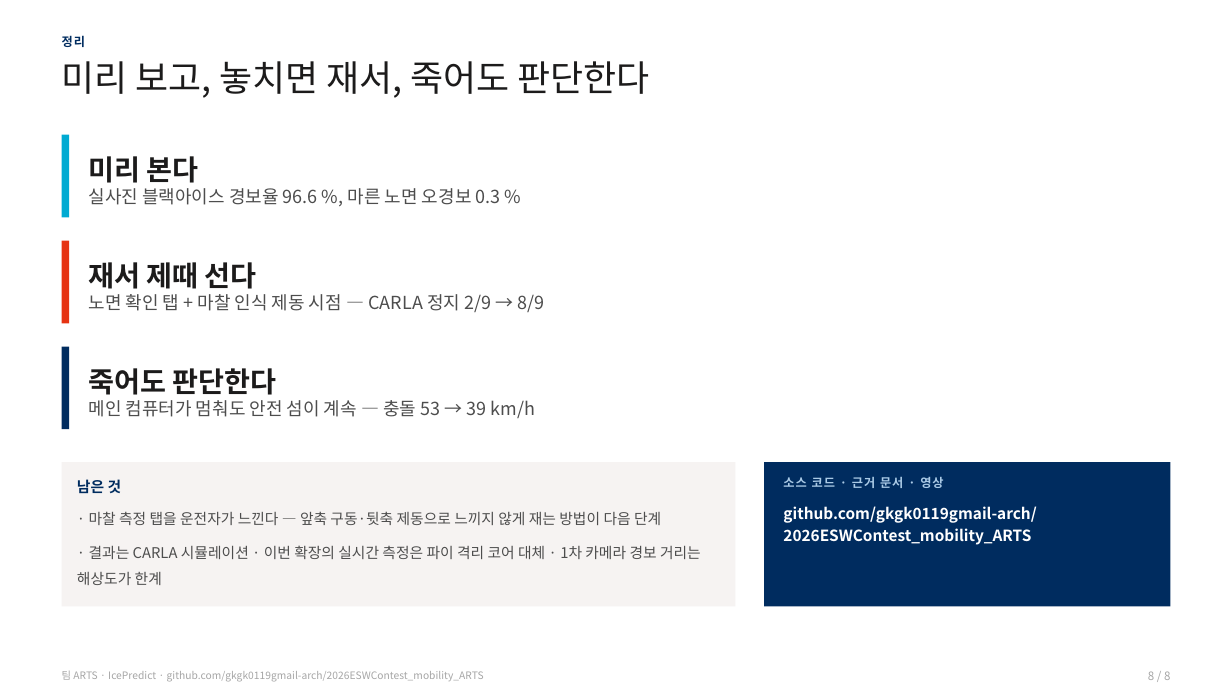
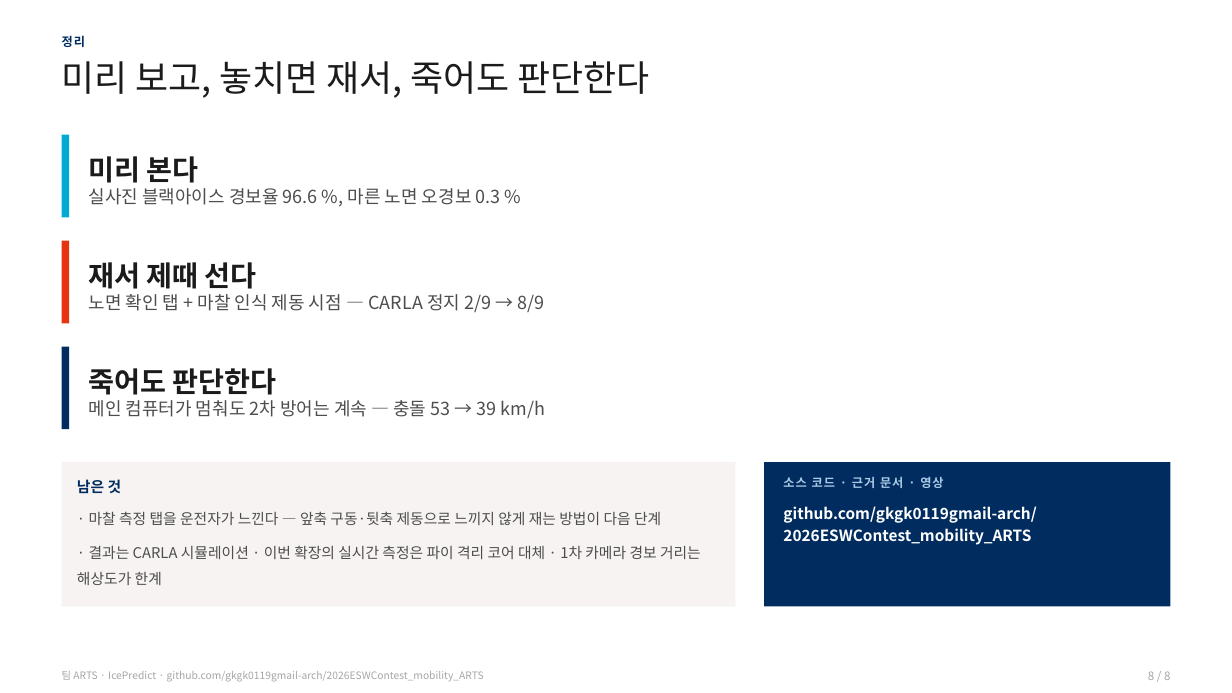
Before and after one commit to gkgk0119gmail-arch/2026ESWContest_mobility_ARTS, a slide deck: slide 8 of sw/report/2026ESWContest_모빌리티_ARTS_결선발표.pptx. Drawn at 1232x693 pixels with LibreOffice and Linux fonts; fonts in the diff are those of the drawing. Boxes give left, top, right and bottom in pixels: in the first picture for what was removed or moved away, otherwise in the second. Text is boxed around its words. In the diff, an @@ line names an element or a change of style, - is before the commit and + after.

Commit message:
용어: '안전 섬' → '안전 전용 RTOS' (파이 시연·측정은 '파이 격리 코어(안전 전용 RTOS 대체)'로 구분)
- 보고서·발표·작품소개서·README·근거 문서·시연 화면·주석 일괄 변경, 조사 정리
- 19번 문서 파일명 19_안전전용RTOS_연구계획.md 로, 링크 갱신
- 화면에 문구가 새겨진 시연 영상 3편 재녹화 → 시연 영상·보고서 영상·사진·작품 사진·백업 영상 재생성
- 보고서 PDF·발표 PDF·작품소개서(2쪽) 재생성, PDF 텍스트에 예전 용어 0건

```diff
--- a/sw/report/2026ESWContest_모빌리티_ARTS_결선발표.pptx
+++ b/sw/report/2026ESWContest_모빌리티_ARTS_결선발표.pptx
@@ text at box(89, 400, 546, 418): text changed @@
-메인 컴퓨터가 멈춰도 안전 섬이 계속 — 충돌 53 → 39 km/h
+메인 컴퓨터가 멈춰도 2차 방어는 계속 — 충돌 53 → 39 km/h
```
Also in this commit, not shown: 2 other slides changed, 31 other files.
